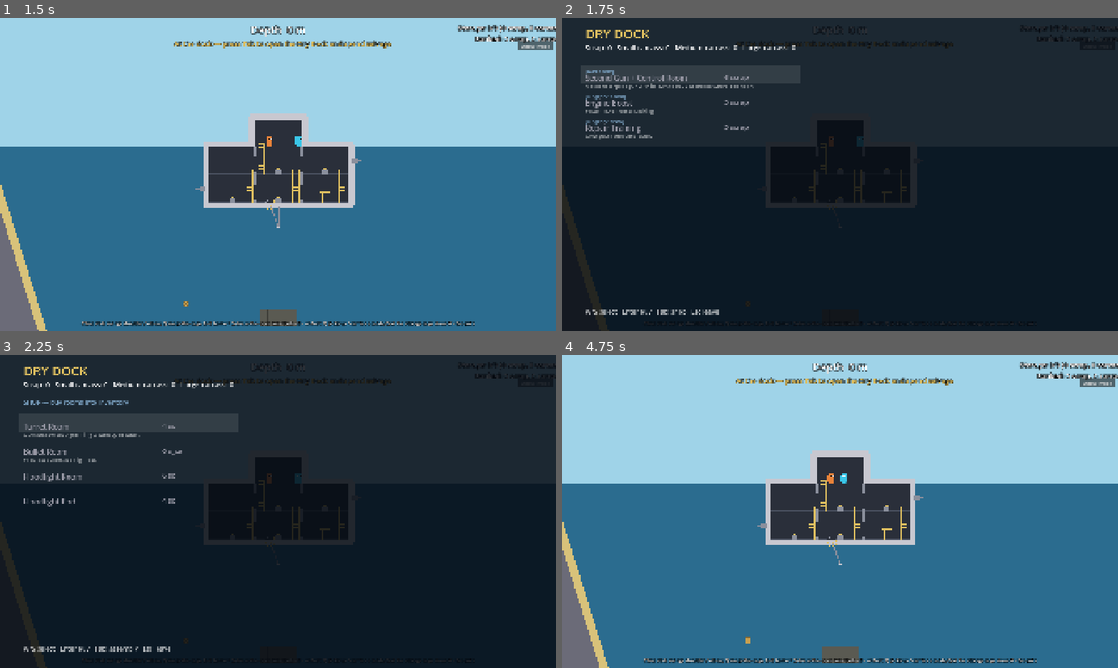
Above: before the commit, frames 1-4 (two rows, left to right).
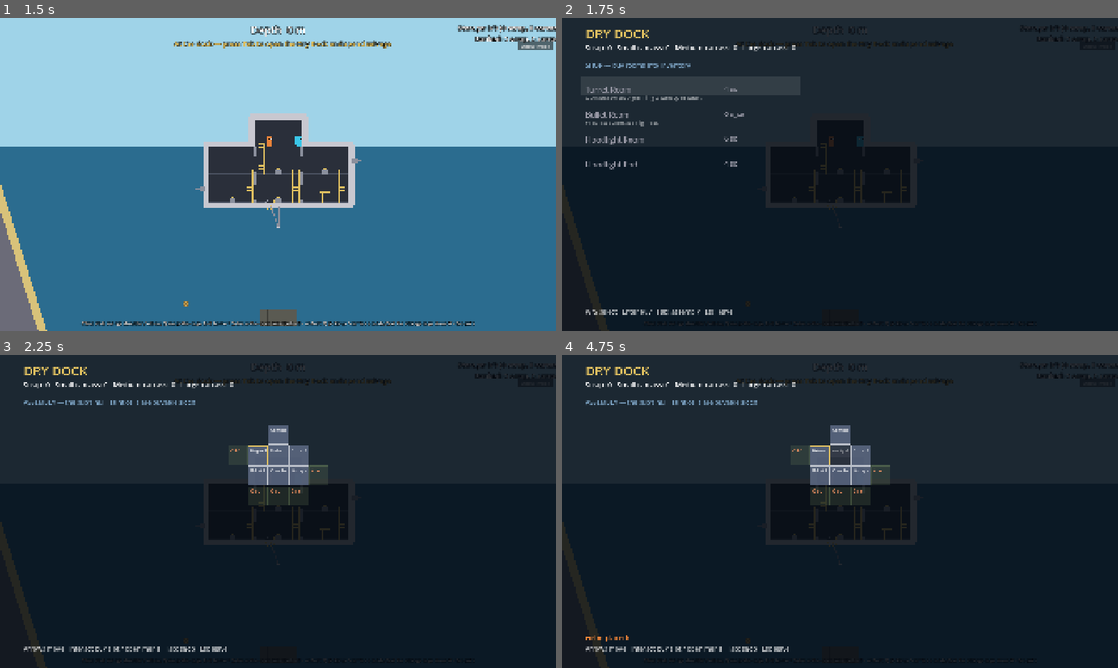
Above: after the commit, the same moments.

Repository: SnirNehemia/deeper
Game: Godot game, scene res://scenes/world.tscn
Two runs of this game, one before a commit and one after it. Both use one fixed random seed, a clock stepped at 60 frames per second and the inputs below.
Inputs:
- Up to frame 1 (1.5 s): tap Enter at 0.5, 0.6 s; hold Right from 0.53 s (still down); tap Space at 0.77, 1.07 s; tap Keypad Enter at 0.8, 1.35 s
- Up to frame 2 (1.75 s): keep holding Right; tap Space at 1.52 s; tap Tab at 1.55 s
- Up to frame 3 (2.25 s): tap Space at 1.82 s; release Right at 2.03 s; hold Left from 2.03 s (still down); tap Tab at 2.1 s
- Up to frame 4 (4.75 s): tap E at 2.3, 2.85 s; tap Space at 2.75, 3.02, 3.05, 3.32, 3.6, 3.77, 4.07, 4.52 s; release Left at 2.78 s; hold Right 2.78-4.28 s; tap Enter at 3.8, 4.35 s; tap Escape at 4.15 s; hold Left from 4.28 s (still down); tap Keypad Enter at 4.55 s

Frame 1 is identical in both runs. In frame 2, 1.9% of the frame differs, in the area x 4-35%, y 14-95%; in frame 3, 3.3%; in frame 4, 99%, in the area x 0-100%, y 0-100%.

Commit message:
M4-14: drop the dry dock's Upgrades tab, open straight to Shop

Diff:
--- a/scripts/ui/dry_dock.gd
+++ b/scripts/ui/dry_dock.gd
@@ -1,33 +1,30 @@
 class_name DryDock
 extends CanvasLayer
 
-## The dry-dock upgrade screen (Module D). Opens while docked; pauses the run
-## and lets the crew spend banked scrap on three classes of upgrade:
-##   - Add room     -> a second gun + control room (you pick the hardpoint).
-##   - Upgrade room -> engine boost.
-##   - Upgrade crew -> repair training.
+## The dry-dock screen (Module D). Opens while docked; pauses the run and lets
+## the crew spend banked resources on two tabs:
+##   - Shop:     buy rooms/pods from the catalog into inventory.
+##   - Assembly: place inventory rooms/pods onto the hull, buy new hull slots,
+##               or return placed rooms/pods to inventory.
 ##
-## Buying the gun room drops into a "submarine design planning" view where you
-## choose which end it bolts onto (stern or bow). Purchases persist via
-## SaveData; on close the world rebuilds the sub so the changes show up.
+## Purchases and placements persist via SaveData; on close the world rebuilds
+## the sub so the changes show up.
 ##
-## Navigated with W/S or arrows, Enter/Space to buy, Esc/Tab to leave. This is
-## a menu, so it reads keys directly (like the world's Esc-to-quit) rather than
-## going through the gameplay input abstraction.
+## Navigated with W/S or arrows, Enter/Space to buy/confirm, Esc to back out or
+## leave, Tab to switch between Shop and Assembly. This is a menu, so it reads
+## keys directly (like the world's Esc-to-quit) rather than going through the
+## gameplay input abstraction.
 
 signal closed(changed: bool)
 
-enum Mode { LIST, PLACEMENT, SHOP, ASSEMBLY }
-
-var _mode: Mode = Mode.LIST
-var _index: int = 0
+enum Mode { SHOP, ASSEMBLY }
+
+var _mode: Mode = Mode.SHOP
 var _shop_index: int = 0
 var _assembly_cursor: Vector2i = Vector2i.ZERO
 var _place_mirrored: bool = false
-var _slot: SubLoadout.Slot = SubLoadout.Slot.STERN
 var _changed: bool = false
 var _note: String = ""
-var _entries: Array = []
 var _shop_entries: Array = []
 ## Cell -> available action in Assembly (2026-06-16 menu rework). Each value
 ## is a Dictionary with either "buy_slot" (bool) or "menu" (Array of
@@ -56,7 +53,6 @@
 func _ready() -> void:
 	layer = 20
 	process_mode = Node.PROCESS_MODE_ALWAYS
-	_entries = SubLoadout.catalog()
 	_rebuild_shop_entries()
 	_rebuild_assembly_entries()
 	get_tree().paused = true
@@ -80,28 +76,11 @@
 	get_viewport().set_input_as_handled()
 	_note = ""
 	match _mode:
-		Mode.LIST:
-			_list_key(key.physical_keycode)
 		Mode.SHOP:
 			_shop_key(key.physical_keycode)
 		Mode.ASSEMBLY:
 			_assembly_key(key.physical_keycode)
-		Mode.PLACEMENT:
-			_placement_key(key.physical_keycode)
 	_view.queue_redraw()
-
-func _list_key(code: int) -> void:
-	match code:
-		KEY_UP, KEY_W:
-			_index = wrapi(_index - 1, 0, _entries.size())
-		KEY_DOWN, KEY_S:
-			_index = wrapi(_index + 1, 0, _entries.size())
-		KEY_ENTER, KEY_KP_ENTER, KEY_SPACE:
-			_try_buy(_entries[_index])
-		KEY_TAB:
-			_mode = Mode.SHOP
-		KEY_ESCAPE:
-			_close()
 
 func _shop_key(code: int) -> void:
 	match code:
@@ -144,7 +123,7 @@
 		KEY_E, KEY_SHIFT, KEY_KP_ENTER, KEY_SPACE:
 			_try_assembly_action()
 		KEY_TAB:
-			_mode = Mode.LIST
+			_mode = Mode.SHOP
 		KEY_ESCAPE:
 			_close()
 
@@ -296,36 +275,6 @@
 		"return_pod":
 			return "Detach %s (%s face)" % [name, item["face"]]
 	return ""
-
-func _placement_key(code: int) -> void:
-	match code:
-		KEY_LEFT, KEY_A:
-			_slot = SubLoadout.Slot.STERN
-		KEY_RIGHT, KEY_D:
-			_slot = SubLoadout.Slot.BOW
-		KEY_ENTER, KEY_KP_ENTER, KEY_SPACE:
-			if SaveData.purchase("gun_room", _slot):
-				_changed = true
-				_note = "Gun room installed!"
-			_mode = Mode.LIST
-		KEY_ESCAPE:
-			_mode = Mode.LIST
-
-func _try_buy(entry: Dictionary) -> void:
-	var id: String = entry["id"]
-	if SaveData.loadout.owns(id):
-		_note = "Already installed."
-		return
-	if not SaveData.can_afford(entry["cost"]):
-		_note = "Not enough scrap (need %d)." % int(entry["cost"])
-		return
-	if entry.get("needs_slot", false):
-		_mode = Mode.PLACEMENT
-		_slot = SubLoadout.Slot.STERN
-		return
-	if SaveData.purchase(id):
-		_changed = true
-		_note = "%s installed!" % entry["label"]
 
 ## Rebuilds the shop list: one entry per purchasable room type. Called on
 ## open and after a successful room purchase (so "In inventory: N" updates).
@@ -551,14 +500,10 @@
 			HORIZONTAL_ALIGNMENT_LEFT, -1, 24, Color.WHITE)
 
 		match dock._mode:
-			DryDock.Mode.PLACEMENT:
-				_draw_placement(f)
 			DryDock.Mode.SHOP:
 				_draw_shop(f)
 			DryDock.Mode.ASSEMBLY:
 				_draw_assembly(f)
-			_:
-				_draw_list(f)
 
 		# Footer note + controls.
 		if dock._note != "":
@@ -566,8 +511,6 @@
 				HORIZONTAL_ALIGNMENT_LEFT, -1, 24, Color("ff8c3a"))
 		var hint := ""
 		match dock._mode:
-			DryDock.Mode.LIST:
-				hint = "W/S select   Enter buy   Tab: shop   Esc leave"
 			DryDock.Mode.SHOP:
 				hint = "W/S select   Enter buy   Tab: assembly   Esc leave"
 			DryDock.Mode.ASSEMBLY:
@@ -576,37 +519,9 @@
 				elif dock._menu_open:
 					hint = "Use cycle option   Interact confirm   M mirror (turret)   Esc cancel"
 				else:
-					hint = "Arrows move   Interact buy slot / open menu   Tab: upgrades   Esc leave"
-			_:
-				hint = "A/D pick the end   Enter confirm   Esc back"
+					hint = "Arrows move   Interact buy slot / open menu   Tab: shop   Esc leave"
 		f.draw_string(get_canvas_item(), Vector2(80, size.y - 60), hint,
 			HORIZONTAL_ALIGNMENT_LEFT, -1, 22, Color(1, 1, 1, 0.7))
-
-	func _draw_list(f: Font) -> void:
-		var y := 190.0
-		for i in dock._entries.size():
-			var e: Dictionary = dock._entries[i]
-			var owned: bool = SaveData.loadout.owns(e["id"])
-			var afford: bool = SaveData.can_afford(e["cost"])
-			var selected := i == dock._index
-			if selected:
-				draw_rect(Rect2(64, y - 30, 760, 64), Color(1, 1, 1, 0.10))
-			var name_col := Color.WHITE
-			if owned:
-				name_col = Color(0.5, 0.9, 0.6)
-			elif not afford:
-				name_col = Color(0.6, 0.6, 0.65)
-			var tag := "[%s]" % e["klass"]
-			f.draw_string(get_canvas_item(), Vector2(80, y), tag,
-				HORIZONTAL_ALIGNMENT_LEFT, -1, 18, Color("7aa0c0"))
-			f.draw_string(get_canvas_item(), Vector2(80, y + 26), str(e["label"]),
-				HORIZONTAL_ALIGNMENT_LEFT, -1, 26, name_col)
-			var right := "OWNED" if owned else "%d scrap" % int(e["cost"])
-			f.draw_string(get_canvas_item(), Vector2(560, y + 22), right,
-				HORIZONTAL_ALIGNMENT_LEFT, -1, 24, name_col)
-			f.draw_string(get_canvas_item(), Vector2(80, y + 50), str(e["desc"]),
-				HORIZONTAL_ALIGNMENT_LEFT, -1, 17, Color(1, 1, 1, 0.55))
-			y += 86.0
 
 	func _draw_shop(f: Font) -> void:
 		f.draw_string(get_canvas_item(), Vector2(80, 170), "SHOP — buy rooms into inventory",
@@ -735,40 +650,3 @@
 	func _cell_rect(cell: Vector2i, min_pos: Vector2i, origin: Vector2, cell_px: float) -> Rect2:
 		var local := Vector2(cell - min_pos) * cell_px
 		return Rect2(origin + local + Vector2(2, 2), Vector2(cell_px - 4, cell_px - 4))
-
-	func _draw_placement(f: Font) -> void:
-		f.draw_string(get_canvas_item(), Vector2(80, 190),
-			"SUBMARINE DESIGN  —  choose where the gun room bolts on:",
-			HORIZONTAL_ALIGNMENT_LEFT, -1, 24, Color.WHITE)
-		# A little side-on schematic of the sub with the two hardpoint slots.
-		# (Stylized placeholder boxes — the real layout-driven design screen is
-		# the M4 dock; this M3 view just picks a stern/bow end.)
-		var center := Vector2(size.x * 0.5, size.y * 0.5 + 20.0)
-		var s := 0.62
-		var cw := 240.0  # schematic cell width
-		var ch := 144.0  # schematic cell height
-		# Existing rooms (dim): a 3-cell main row, a tower above, a 2-cell lower row.
-		var body := Color(0.45, 0.48, 0.56)
-		_box(Rect2(-cw * 1.5, -ch, cw * 3.0, ch), center, s, body)         # main row
-		_box(Rect2(-cw * 0.5, -ch * 2.0, cw, ch), center, s, body)         # tower
-		_box(Rect2(-cw * 1.5, 0.0, cw * 2.0, ch), center, s, body)         # lower row
-		# Slot outlines; the chosen one glows.
-		var stern := Rect2(-cw * 1.5 - cw, -ch, cw, ch)
-		var bow := Rect2(cw * 1.5, -ch, cw, ch)
-		_slot_box(stern, center, s, dock._slot == SubLoadout.Slot.STERN, "STERN  (gun aft)", f)
-		_slot_box(bow, center, s, dock._slot == SubLoadout.Slot.BOW, "BOW  (gun fwd)", f)
-
-	func _box(local: Rect2, center: Vector2, s: float, col: Color) -> void:
-		draw_rect(Rect2(center + local.position * s, local.size * s), col)
-
-	func _slot_box(local: Rect2, center: Vector2, s: float, on: bool, label: String, f: Font) -> void:
-		var r := Rect2(center + local.position * s, local.size * s)
-		if on:
-			draw_rect(r, Color("e0c060"))
-			draw_rect(r, Color.WHITE, false, 3.0)
-		else:
-			draw_rect(r, Color(0.3, 0.32, 0.38, 0.5))
-			draw_rect(r, Color(1, 1, 1, 0.4), false, 2.0)
-		f.draw_string(get_canvas_item(), r.position + Vector2(4, -10), label,
-			HORIZONTAL_ALIGNMENT_LEFT, -1, 18,
-			Color.WHITE if on else Color(1, 1, 1, 0.6))
--- a/tests/test_dock_shop_ui.gd
+++ b/tests/test_dock_shop_ui.gd
@@ -17,11 +17,7 @@
 	var dock := DryDock.new()
 	add_child(dock)
 
-	_check(dock._mode == DryDock.Mode.LIST, "the dock opens on the Upgrades list")
-
-	# Tab switches to the Shop tab and back.
-	dock._list_key(KEY_TAB)
-	_check(dock._mode == DryDock.Mode.SHOP, "Tab from the Upgrades list opens the Shop")
+	_check(dock._mode == DryDock.Mode.SHOP, "the dock opens on the Shop")
 	_check(not dock._shop_entries.is_empty(), "the shop lists at least one entry")
 
 	# The first entry should be the purchasable room (turret_room); pods (e.g.
@@ -245,12 +241,11 @@
 	_check(SaveData.layout.inventory.get("floodlight_pod", 0) == 1,
 		"the detached pod is back in inventory")
 
-	# Tab returns to the Upgrades list.
+	# Tab returns to the Shop.
 	dock._assembly_key(KEY_TAB)
-	_check(dock._mode == DryDock.Mode.LIST, "Tab from Assembly returns to the Upgrades list")
+	_check(dock._mode == DryDock.Mode.SHOP, "Tab from Assembly returns to the Shop")
 
 	# Esc closes from any tab.
-	dock._list_key(KEY_TAB)      # Shop
 	dock._shop_key(KEY_TAB)      # Assembly
 	dock._assembly_key(KEY_ESCAPE)
 	await get_tree().process_frame
Not shown, changed: DECISIONS.md
Not shown, changed: STATUS.md
